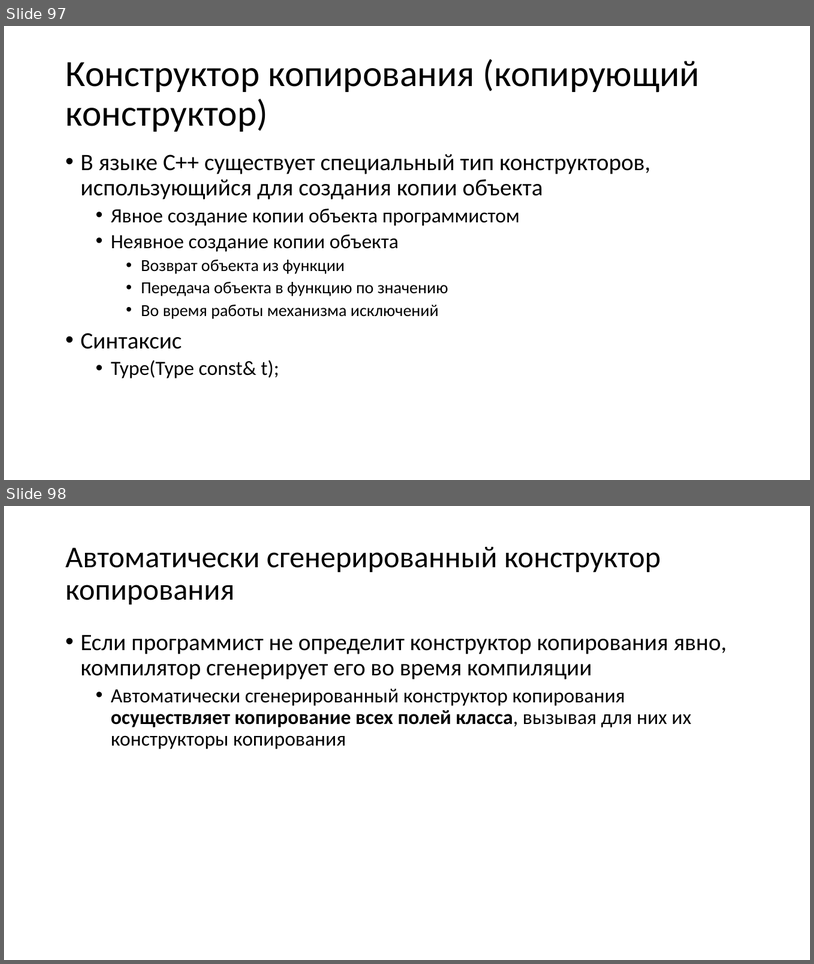
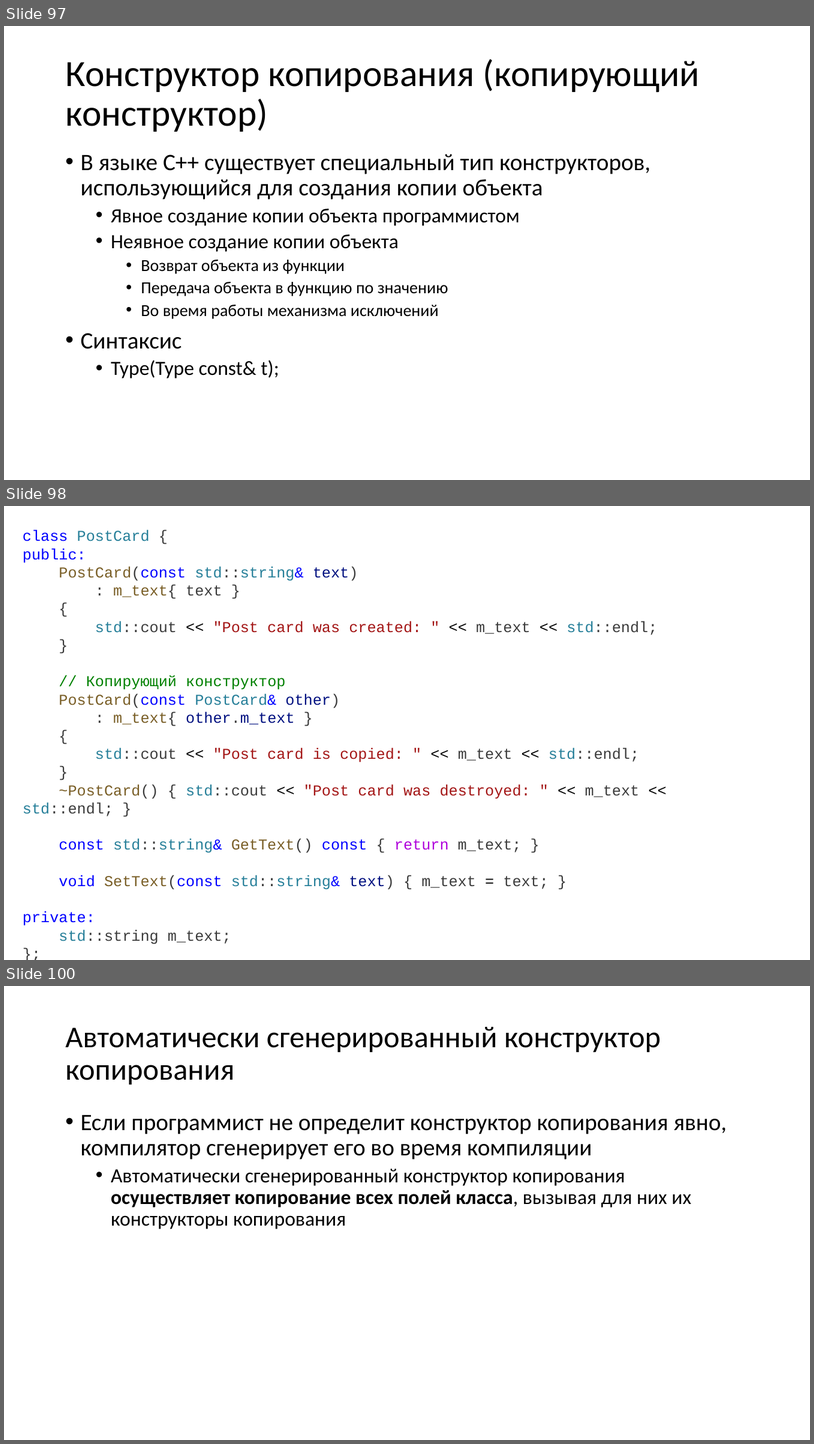
Before and after one commit to alexey-malov/oop, a slide deck: lectures/02/Основы ООП.pptx. Shown one above the other, each under a label of ours: slides 97 and 98 before the commit, slides 97, 98 and 100 after it; the slides between them are not shown. The pictures are 814x964 and 814x1444 pixels, drawn with LibreOffice and Linux fonts; fonts in the diff are those of the drawing. Boxes give left, top, right and bottom in pixels: in the first picture for what was removed or moved away, otherwise in the second. Text is boxed around its words. In the diff, an @@ line names an element or a change of style, - is before the commit and + after.

```diff
--- a/lectures/02/Основы ООП.pptx
+++ b/lectures/02/Основы ООП.pptx
@@ slide 98 added at box(4, 506, 810, 960), background #FFFFFF @@
@@ text added at box(23, 530, 657, 943), 18 pt, text #3B3B3B @@
+class PostCard {
+public:
+PostCard(const std::string& text)
+: m_text{ text }
+{
+std::cout << "Post card was created: " << m_text << std::endl;
+}
+// Копирующий конструктор
+PostCard(const PostCard& other)
+: m_text{ other.m_text }
+{
+std::cout << "Post card is copied: " << m_text << std::endl;
+}
+~PostCard() { std::cout << "Post card was destroyed: " << m_text << std::endl; }
+const std::string& GetText() const { return m_text; }
+void SetText(const std::string& text) { m_text = text; }
+private:
+std::string m_text;
+};
@@ what was slide 98 is now slide 100 @@
```
Also in this commit, not shown: 1 slide changed, 2 other slides added, 2 slides removed, 5 other files.
